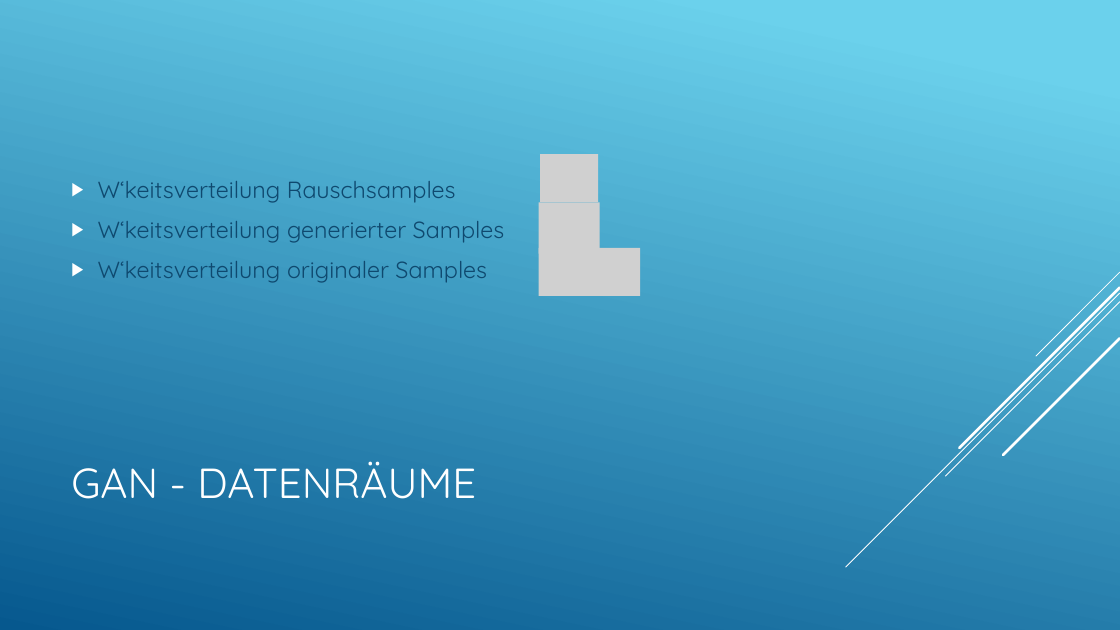
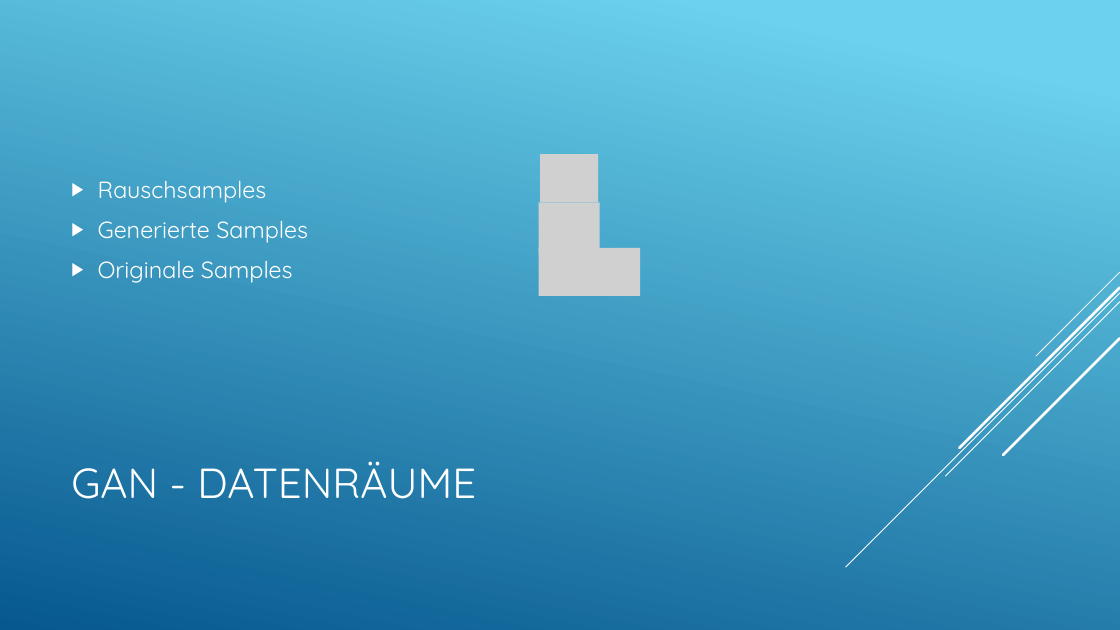
Before and after one commit to LucaRitz/informatik_seminar_gan, a slide deck: slide 5 of GAN.pptx (slide 4 before the commit). Drawn at 1120x630 pixels with LibreOffice and Linux fonts; fonts in the diff are those of the drawing; grey boxes stand for pictures. Boxes give left, top, right and bottom in pixels: in the first picture for what was removed or moved away, otherwise in the second. Text is boxed around its words. In the diff, an @@ line names an element or a change of style, - is before the commit and + after.

```diff
--- a/GAN.pptx
+++ b/GAN.pptx
@@ text at <box>98,181,308,283</box>: text changed; text colour #0F496F to #FFFFFF @@
-▶ W‘keitsverteilung Rauschsamples
-▶ W‘keitsverteilung generierter Samples
-▶ W‘keitsverteilung originaler Samples
+▶ Rauschsamples
+▶ Generierte Samples
+▶ Originale Samples
```
Also in this commit, not shown: 10 other slides changed.
